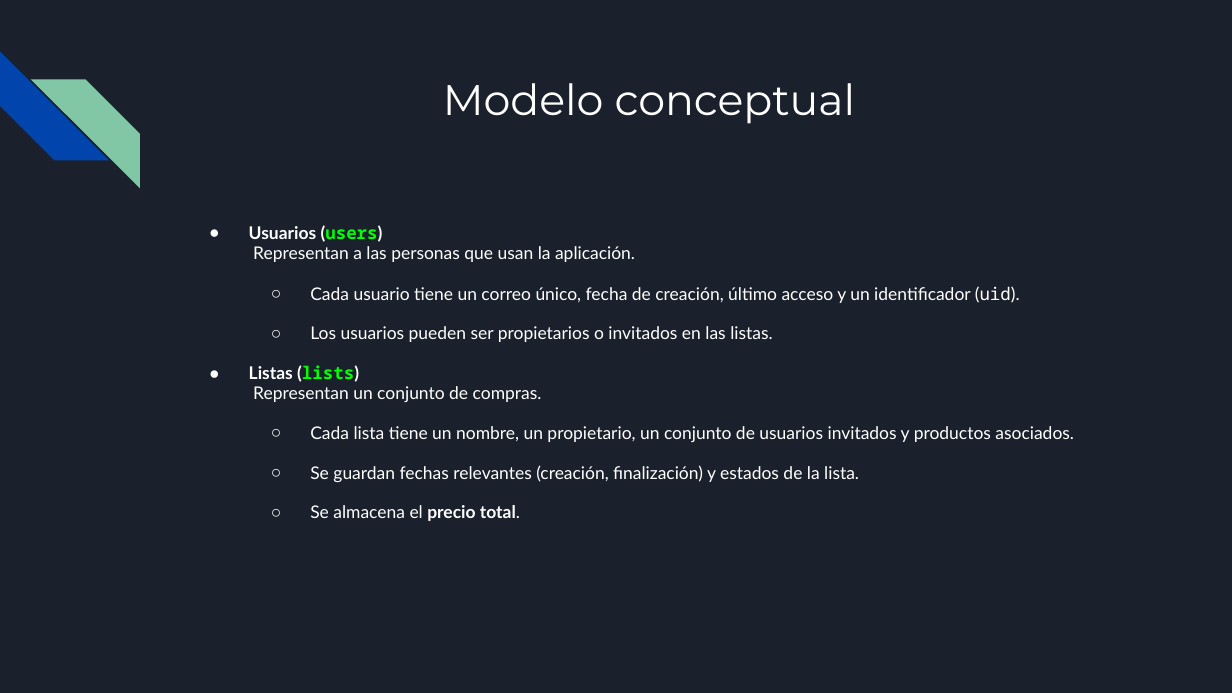
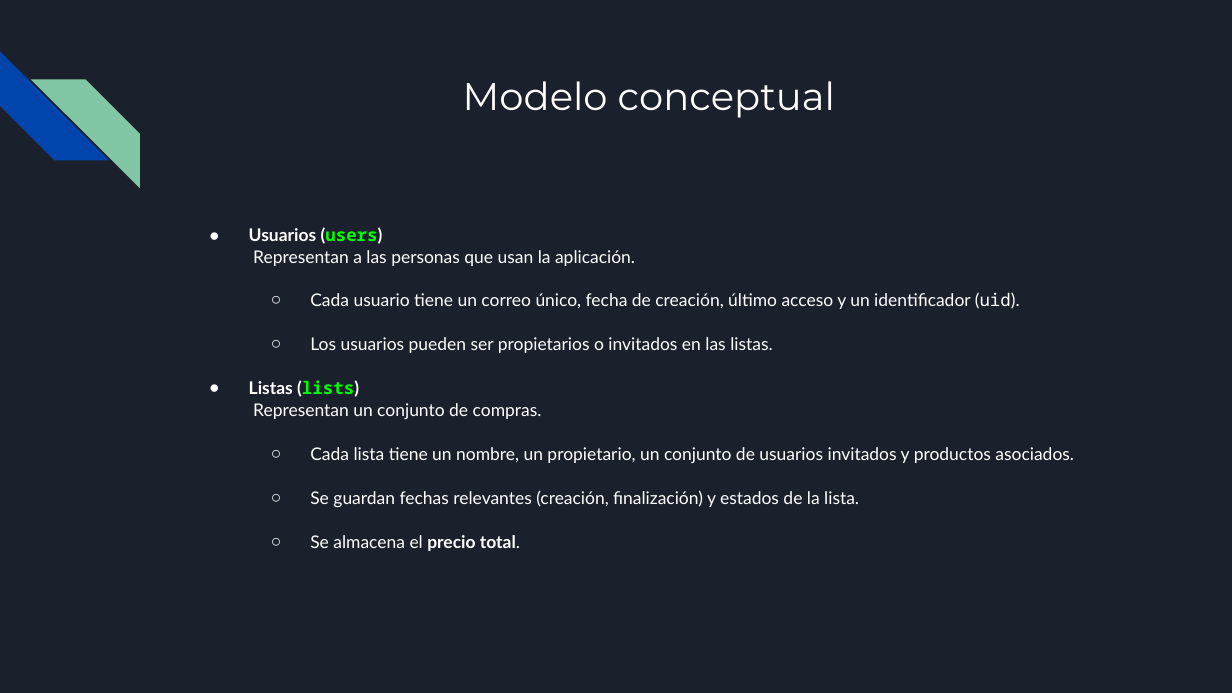
Before and after one commit to Antoniocorser/TFG-Antonio-Cordero, a slide deck: slide 34 of BuyNote.pptx. Drawn at 1232x693 pixels with LibreOffice and Linux fonts; fonts in the diff are those of the drawing. Boxes give left, top, right and bottom in pixels: in the first picture for what was removed or moved away, otherwise in the second. Text is boxed around its words. In the diff, an @@ line names an element or a change of style, - is before the commit and + after.

Commit message:
Añadir modificar listas y editar PowerPoint

```diff
--- a/BuyNote.pptx
+++ b/BuyNote.pptx
@@ title "Modelo conceptual" at [463,81,835,118]: size 25 to 22.5 pt @@
@@ text "Usuarios (users) Representan a las ..." at [249,227,1074,551]: line spacing 0.95 to 1.05 @@
```
Also in this commit, not shown: 30 other slides changed, 3 slides added, 3 slides removed, 4 other files.
